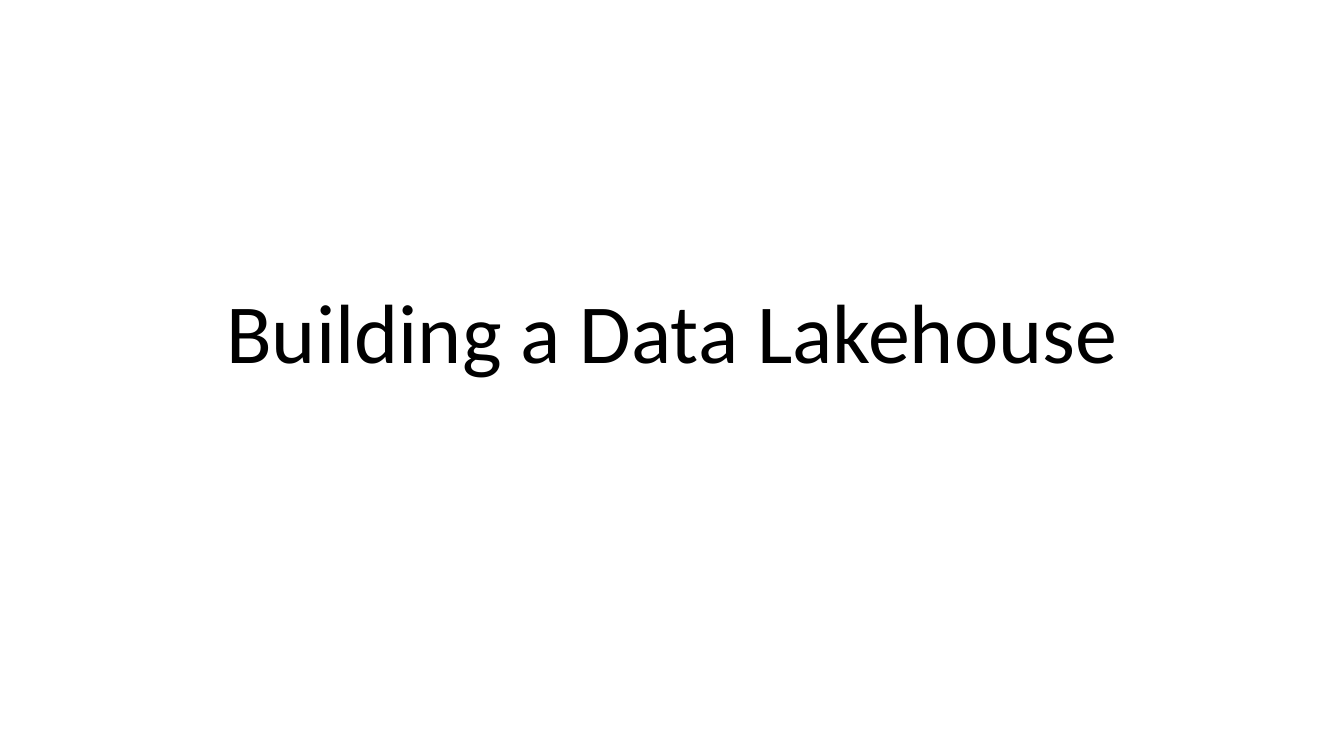
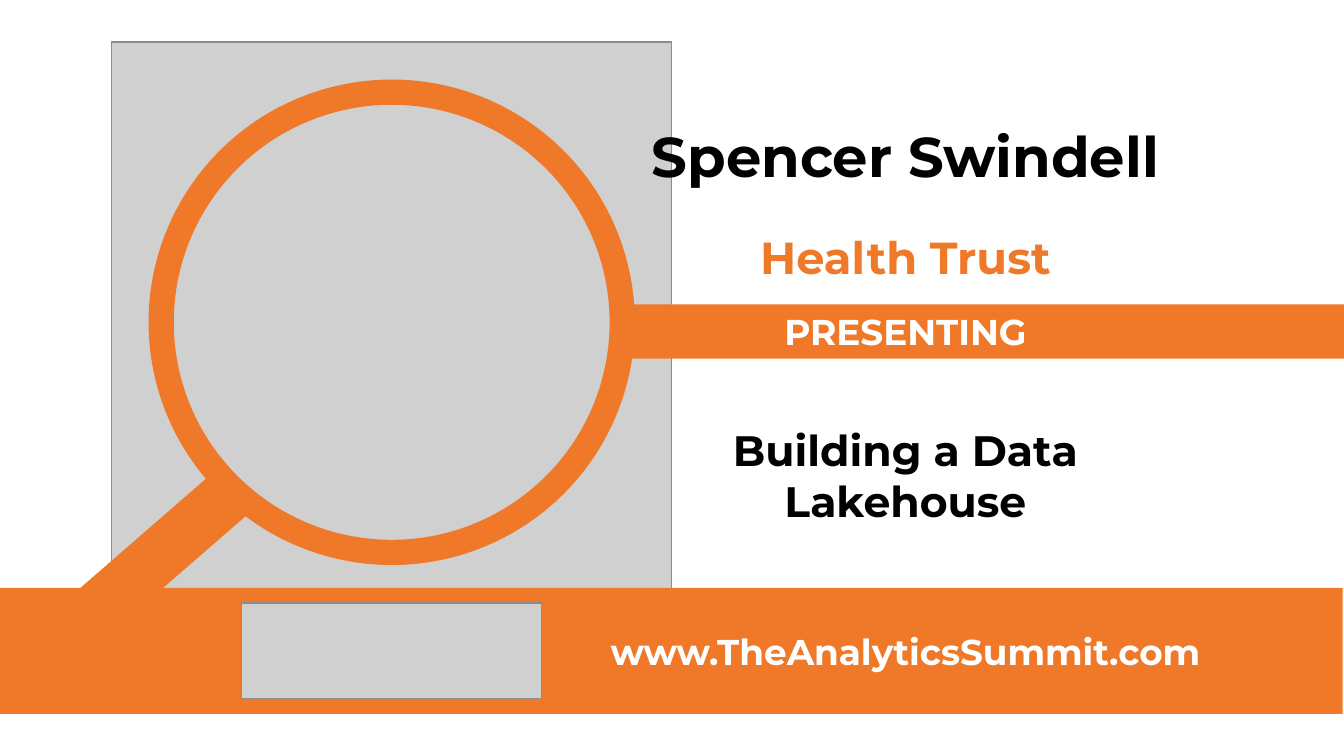
Before and after one commit to shswindell42/Presentations, a slide deck: slide 1 of Building a Data Lakehouse/Building a Data Lakehouse.pptx. Drawn at 1344x756 pixels with LibreOffice and Linux fonts; fonts in the diff are those of the drawing; grey boxes stand for pictures. Boxes give left, top, right and bottom in pixels: in the first picture for what was removed or moved away, otherwise in the second. Text is boxed around its words. In the diff, an @@ line names an element or a change of style, - is before the commit and + after.

```diff
--- a/Building a Data Lakehouse/Building a Data Lakehouse.pptx
+++ b/Building a Data Lakehouse/Building a Data Lakehouse.pptx
@@ picture added at bbox=[112, 42, 673, 603] @@
@@ ellipse added at bbox=[161, 92, 622, 553], outline #EF7928 18 pt @@
@@ text added at bbox=[652, 122, 1159, 190], 40 pt, text #000000, bold @@
+Spencer Swindell
@@ text added at bbox=[760, 240, 1051, 275], 32 pt, text #EF7928, bold @@
+Health Trust
@@ rectangle added at bbox=[622, 304, 1344, 359], fill #EF7928 @@
@@ text added at bbox=[784, 319, 1026, 346], 25.6 pt, text #FFFFFF, bold @@
+PRESENTING
@@ text "Building a Data Lakehouse": place and size @@
-text "Building a Data Lakehouse" at bbox=[226, 304, 1117, 378]
+text "Building a Data Lakehouse" at bbox=[733, 432, 1078, 518]
@@ text "Building a Data Lakehouse" at bbox=[733, 432, 1078, 518]: size 60 to 30.4 pt, font Calibri to Montserrat, bold on; line spacing 0.9 to 1; vertical alignment bottom to middle @@
@@ rectangle added at bbox=[0, 470, 253, 700], fill #EF7928 @@
@@ rectangle added at bbox=[0, 588, 1343, 714], fill #EF7928 @@
@@ picture added at bbox=[242, 603, 541, 699] @@
@@ text added at bbox=[611, 637, 1201, 673], 25.6 pt, text #FFFFFF, bold @@
+www.TheAnalyticsSummit.com
```
Also in this commit, not shown: 4 other slides changed, 7 slides added.
